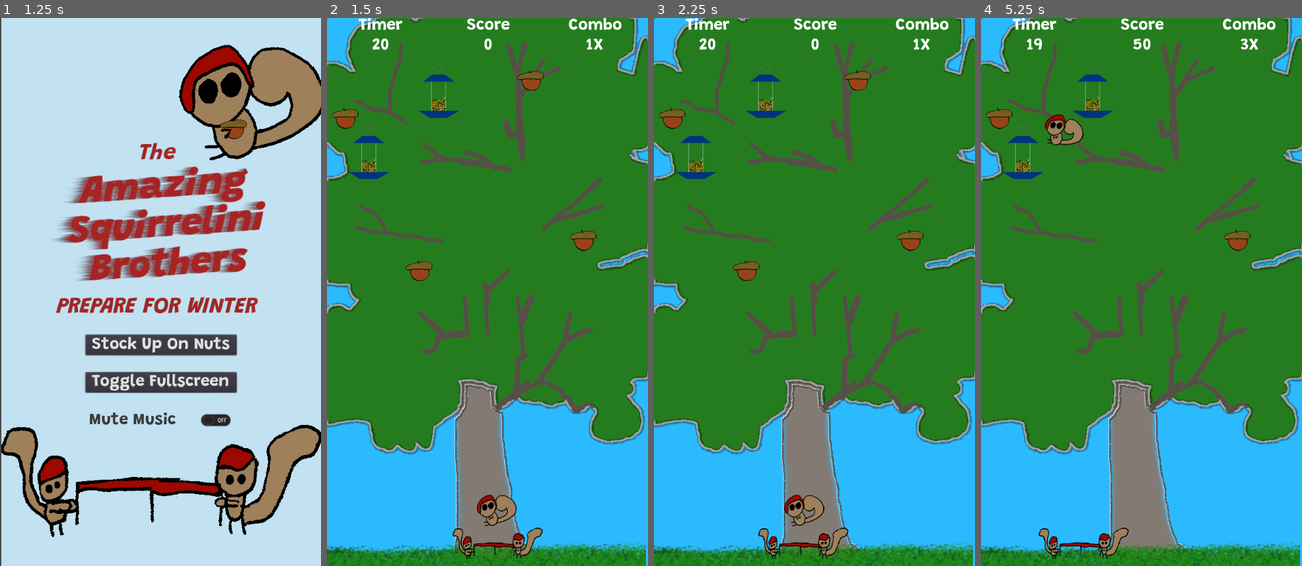
Above: before the commit, frames 1-4 (left to right).
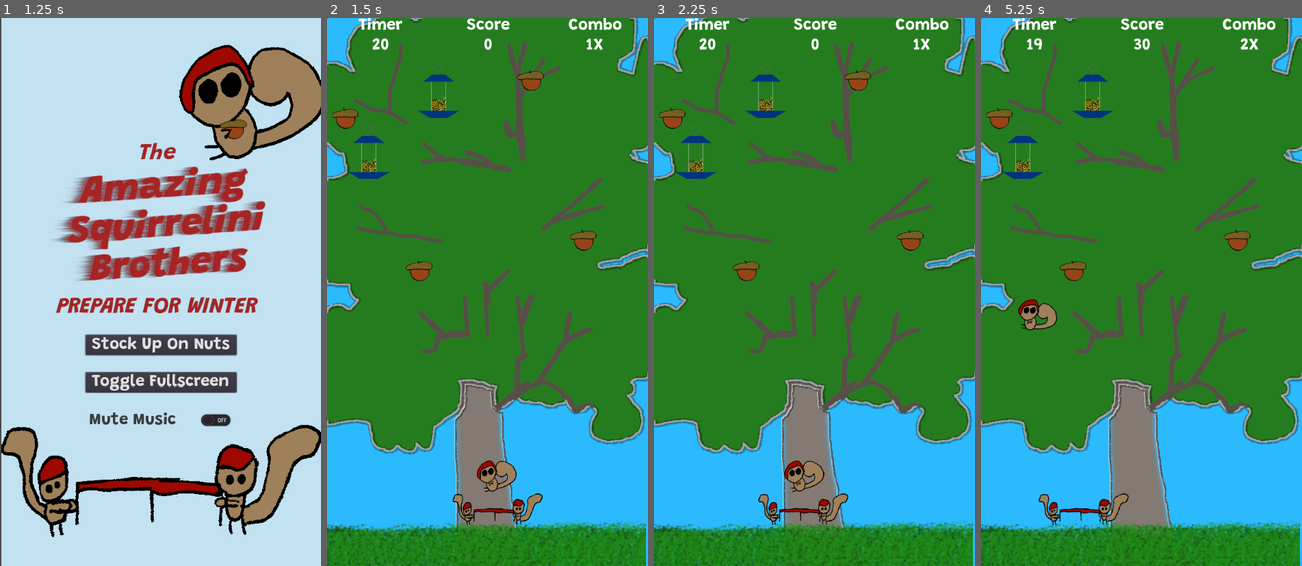
Above: after the commit, the same moments.

Repository: the-g-force/FamJam-September2020
Game: Godot game, scene res://src/screens/LaunchScreen.tscn
Same seed, same stepped clock (60 frames per second), same inputs: the game is played once before the commit and once after it.
Inputs (mouse positions are in pixels of both pictures, inside the frame that each line leads up to):
- Up to frame 1 (1.25 s): tap Enter at 0.5 s; move the mouse to (231, 264) at 0.52 s; hold D (move_right) from 0.53 s (still down); click (231, 264) at 0.67 s
- Up to frame 2 (1.5 s): release D (move_right) at 1.25 s; click "Stock Up On Nuts" at 1.25 s
- Up to frame 3 (2.25 s): tap Space at 2 s; move the mouse to (750, 319) at 2.02 s; hold A (move_left) from 2.03 s (still down)
- Up to frame 4 (5.25 s): move the mouse to (1173, 171) at 2.77 s; release A (move_left) at 2.78 s; hold D (move_right) 2.78-4.28 s; move the mouse to (1125, 401) at 3.52 s; click (1125, 401) at 3.67 s; move the mouse to (1237, 374) at 4.27 s; hold A (move_left) from 4.28 s (still down); move the mouse to (1045, 209) at 5.02 s

Frame 1 is identical in both runs. In frame 2, 6.9% of the frame differs, in the area x 0-100%, y 80-100%; in frame 3, 6.9%; in frame 4, 7.3%, in the area x 0-100%, y 3-100%.

Commit message:
Increase gutter size at bottom of screen
This allows for more room for a finger to swipe on a mobile phone.

Diff:
--- a/project/src/TestLevel.tscn
+++ b/project/src/TestLevel.tscn
@@ -32,10 +32,10 @@
 [node name="Collectables" type="Node2D" parent="."]
 
 [node name="Trampoline" parent="." instance=ExtResource( 1 )]
-position = Vector2( 316.534, 981.032 )
+position = Vector2( 316.534, 917.032 )
 
 [node name="Squirrel" parent="." instance=ExtResource( 2 )]
-position = Vector2( 320, 920 )
+position = Vector2( 320, 856 )
 
 [node name="WorldBounds" type="StaticBody2D" parent="."]
 position = Vector2( -24.0417, 11.3137 )
@@ -61,7 +61,7 @@
 one_shot = true
 
 [node name="Grass" type="Sprite" parent="."]
-position = Vector2( 296, 1024 )
+position = Vector2( 296, 984 )
 z_index = -1
 texture = ExtResource( 7 )
 
@@ -220,11 +220,11 @@
 [node name="Bottomzone" type="StaticBody2D" parent="."]
 
 [node name="BottomWall" type="CollisionShape2D" parent="Bottomzone"]
-position = Vector2( 264, 1048 )
+position = Vector2( 264, 976 )
 rotation = 1.5708
 shape = SubResource( 1 )
 
-[node name="Sprite" type="Sprite" parent="."]
+[node name="Background" type="Sprite" parent="."]
 z_index = -2
 texture = ExtResource( 6 )
 centered = false
